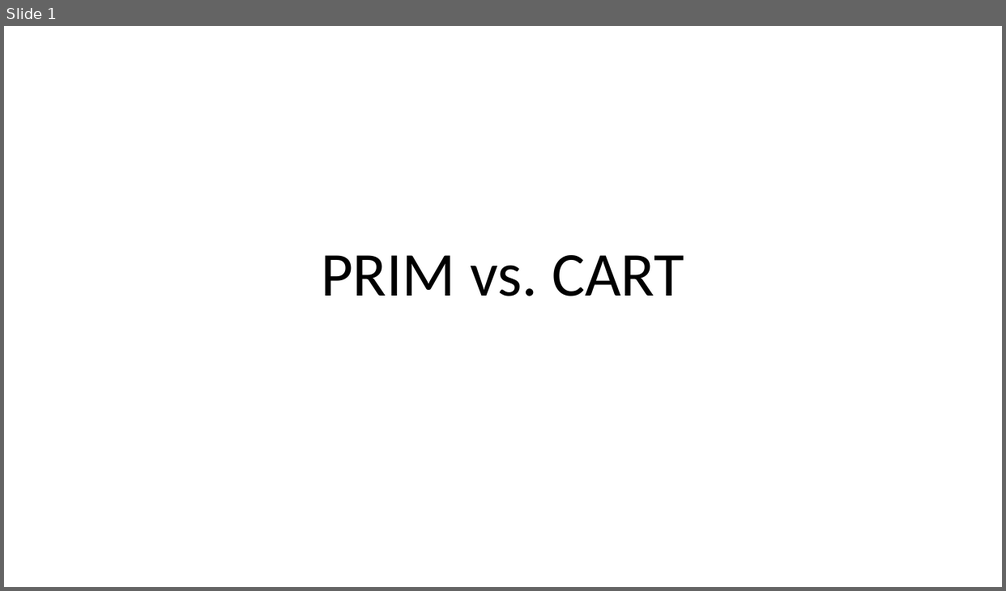
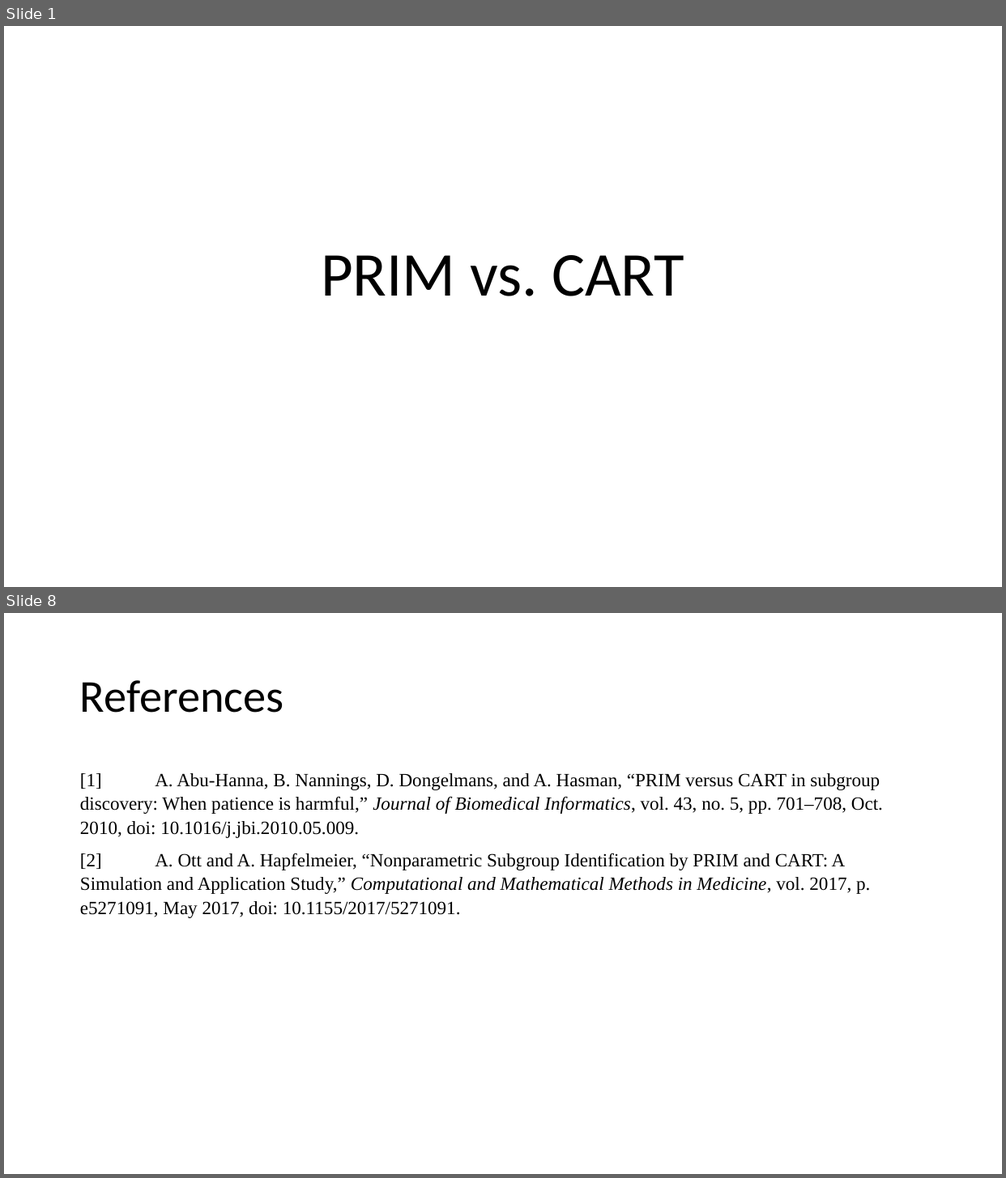
Before and after one commit to madelinemacmillan/PhD, a slide deck: Prim.VS.Cart.pptx. Shown one above the other, each under a label of ours: slide 1 before the commit, slides 1 and 8 after it; the slides between them are not shown. The pictures are 1006x591 and 1006x1178 pixels, drawn with LibreOffice and Linux fonts; fonts in the diff are those of the drawing. Boxes give left, top, right and bottom in pixels: in the first picture for what was removed or moved away, otherwise in the second. Text is boxed around its words. In the diff, an @@ line names an element or a change of style, - is before the commit and + after.

Commit message:
completed prim vs cart powerpoint

```diff
--- a/Prim.VS.Cart.pptx
+++ b/Prim.VS.Cart.pptx
@@ slide 8 added at [4,613,1002,1174], background #FFFFFF @@
@@ title added at [80,680,284,713], 44 pt, text #000000 @@
+References
@@ text added at [80,773,883,918], 18 pt, text #000000 @@
+[1] A. Abu-Hanna, B. Nannings, D. Dongelmans, and A. Hasman, “PRIM versus CART in subgroup discovery: When patience is harmful,” Journal of Biomedical Informatics, vol. 43, no. 5, pp. 701–708, Oct. 2010, doi: 10.1016/j.jbi.2010.05.009.
+[2] A. Ott and A. Hapfelmeier, “Nonparametric Subgroup Identification by PRIM and CART: A Simulation and Application Study,” Computational and Mathematical Methods in Medicine, vol. 2017, p. e5271091, May 2017, doi: 10.1155/2017/5271091.
```
Also in this commit, not shown: 2 slides changed, 4 other slides added.
